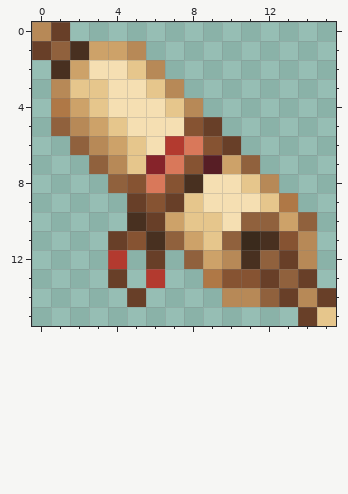
Edited in one commit: pixel-art file (aseprite/items/icons/scroll-icon16x16.aseprite). The first picture shows the starting point.
16x16 pixels, 1 frame.
Once edited:
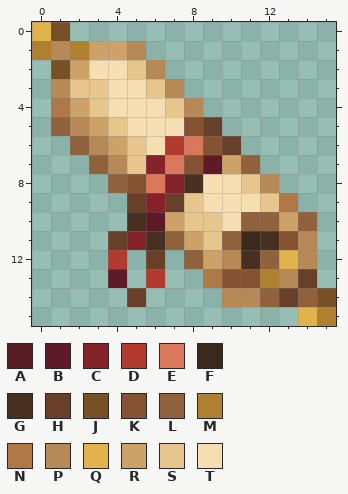
Palette (. is transparent): A #571e25  B #5e1a26  C #86232a  D #b33a2f  E #d9785a  F #3a2a1c  G #483020  H #683f28  J #775025  K #865332  L #90613d  M #b08031  N #af7846  P #b78957  Q #e1b34d  R #cda269  S #e6c68c  T #f5dfb2
The author wrote: feat: scroll reshade, update paper palette
Change:
{"where": "layer \"03 Palette\""}
{"y":0,"x":0,"old":"PH","new":"QJ"}
{"y":1,"x":0,"old":"HLG","new":"MPM"}
{"y":2,"x":1,"old":"G","new":"J"}
{"y":7,"x":9,"old":"A","new":"B"}
{"y":8,"x":7,"old":"K","new":"C"}
{"y":9,"x":6,"old":"K","new":"C"}
{"y":10,"x":6,"old":"H","new":"B"}
{"y":11,"x":5,"old":"K","new":"C"}
{"y":12,"x":13,"old":"H","new":"Q"}
{"y":13,"x":4,"old":"H","new":"B"}
{"y":13,"x":12,"old":"HL","new":"MP"}
{"y":14,"x":14,"old":"PH","new":"LJ"}
{"y":15,"x":14,"old":"HS","new":"QM"}
{"label":"changed","picture_box":[32,22,89,79]}
{"label":"changed","picture_box":[108,155,222,288]}
{"label":"changed","picture_box":[260,250,336,326]}
